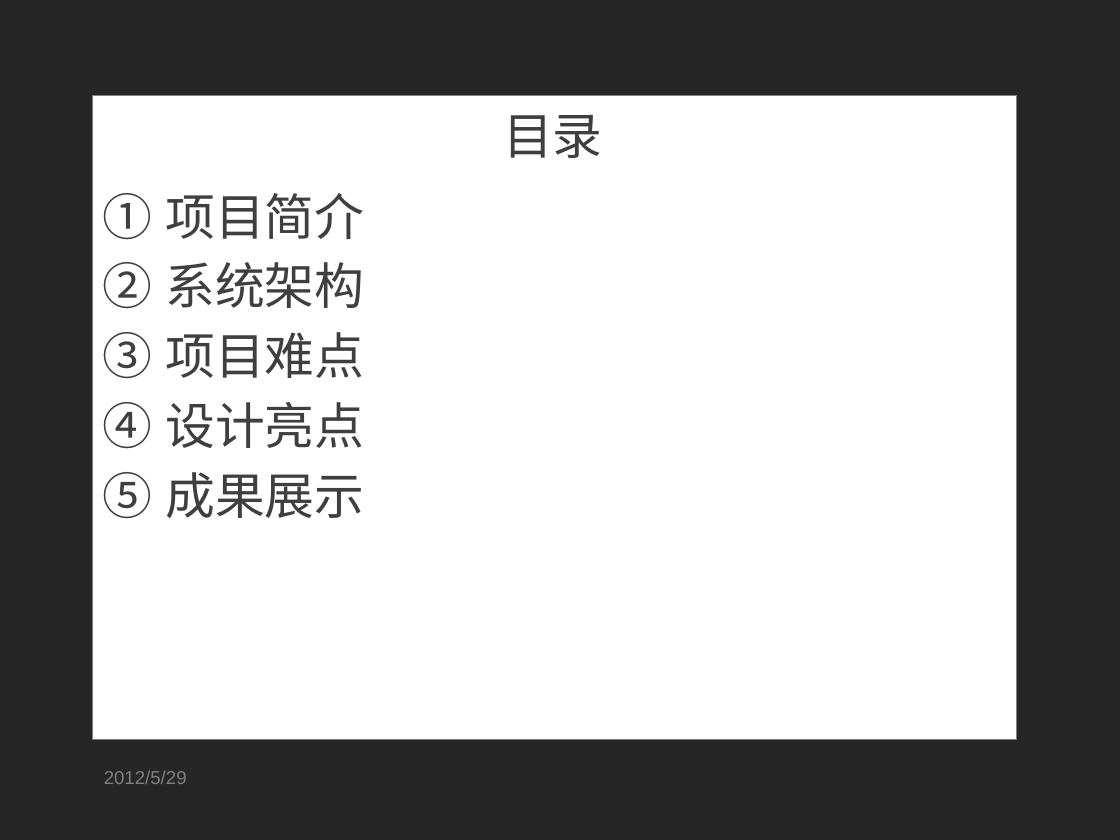
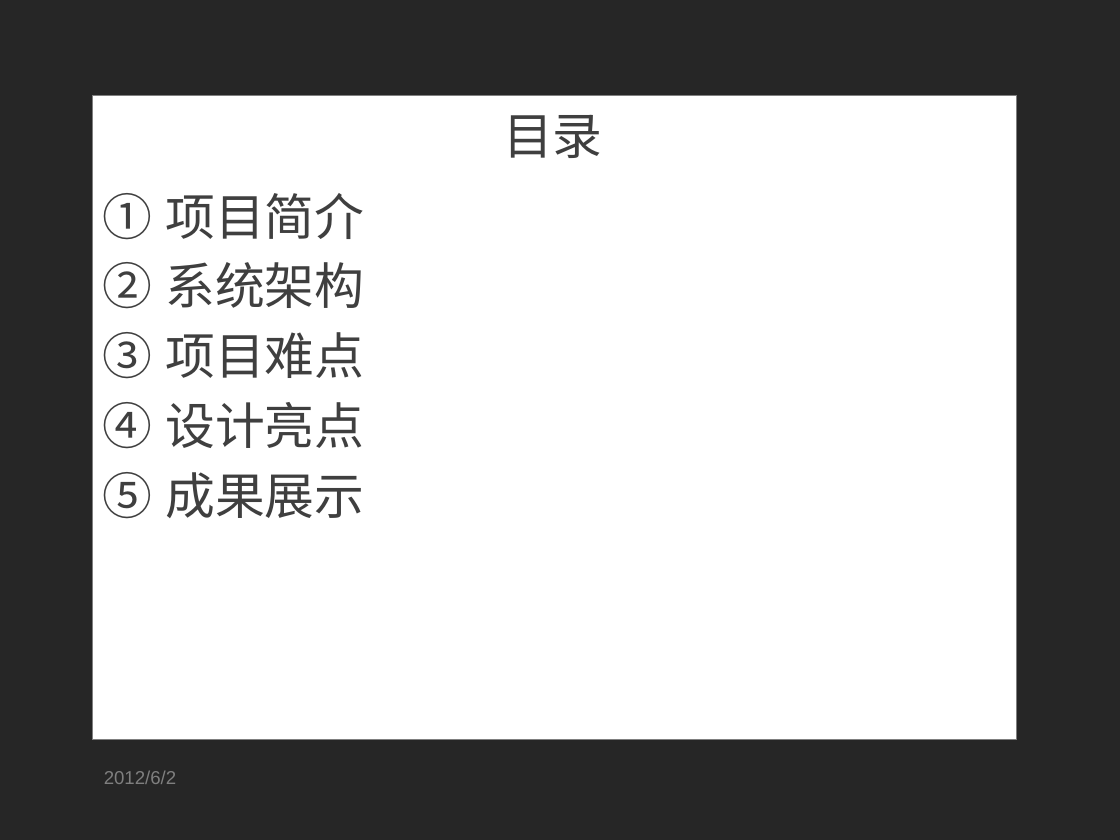
Before and after one commit to SoSkyrim/ricky-tan, a slide deck: slide 2 of work/毕业设计_答辩.pptx. Drawn at 1120x840 pixels with LibreOffice and Linux fonts; fonts in the diff are those of the drawing; background and template pictures are left out. Boxes give left, top, right and bottom in pixels: in the first picture for what was removed or moved away, otherwise in the second. Text is boxed around its words. In the diff, an @@ line names an element or a change of style, - is before the commit and + after.

```diff
--- a/work/毕业设计_答辩.pptx
+++ b/work/毕业设计_答辩.pptx
@@ text at (104, 770, 177, 784): text changed @@
-2012/5/29
+2012/6/2
```
Also in this commit, not shown: 18 other slides changed.
